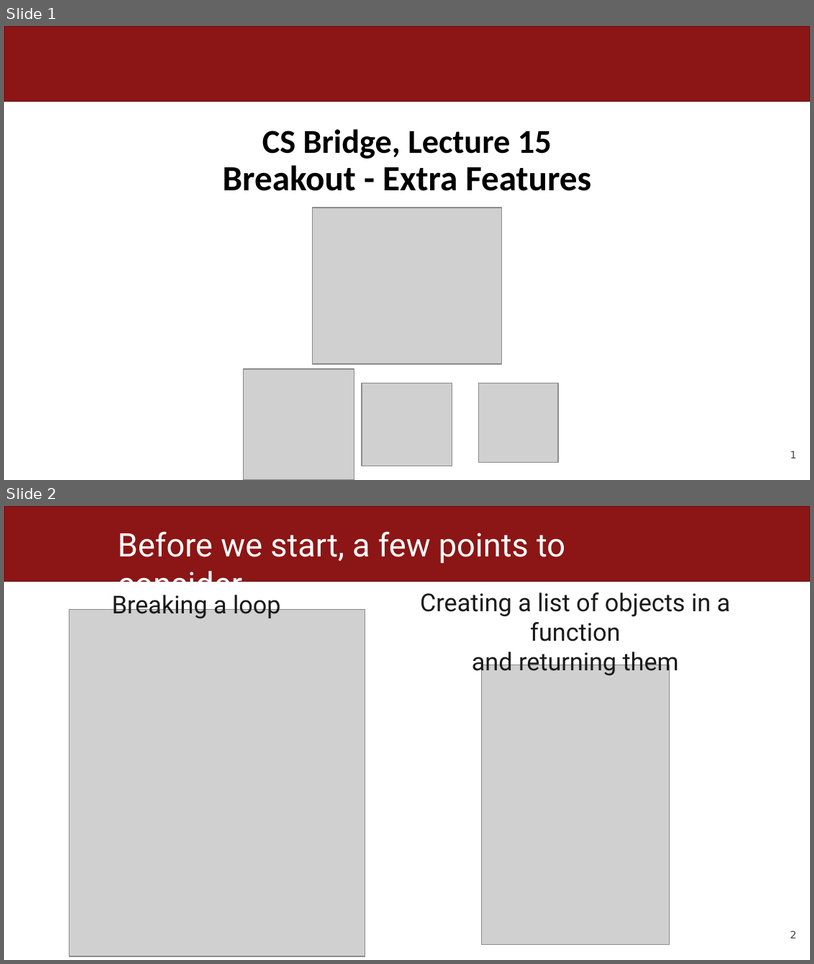
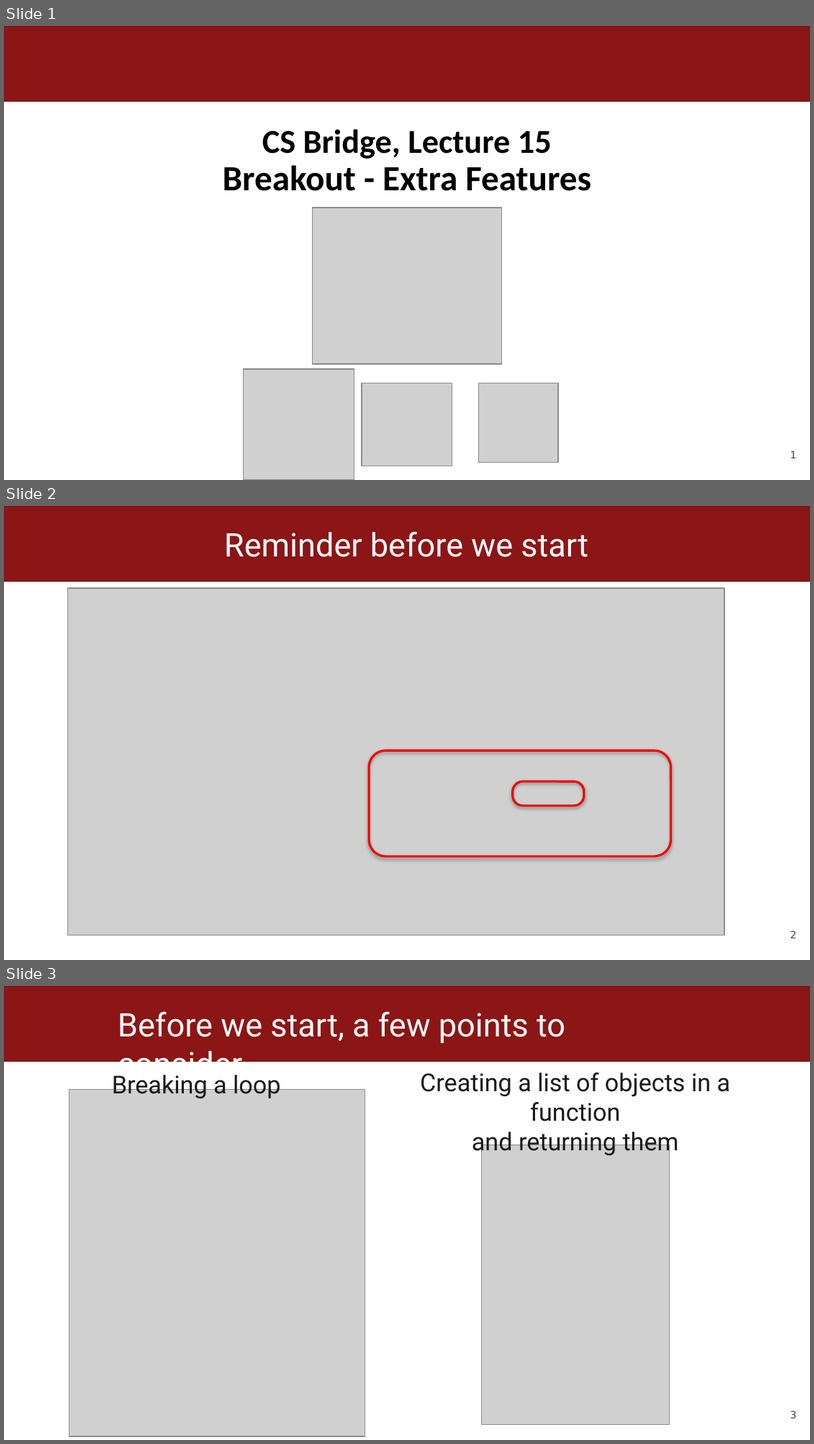
Before and after one commit to csbridge/turkey-21-website, a slide deck: docs/slides/Lecture15.pptx. Shown one above the other, each under a label of ours: slides 1 and 2 before the commit, slides 1, 2 and 3 after it. The pictures are 814x964 and 814x1444 pixels, drawn with LibreOffice and Linux fonts; fonts in the diff are those of the drawing; grey boxes stand for pictures. Boxes give left, top, right and bottom in pixels: in the first picture for what was removed or moved away, otherwise in the second. Text is boxed around its words. In the diff, an @@ line names an element or a change of style, - is before the commit and + after.

```diff
--- a/docs/slides/Lecture15.pptx
+++ b/docs/slides/Lecture15.pptx
@@ slide 2 added at [4,506,810,960], background #FFFFFF; not listed: 1 template element that a slide beside it also shows @@
@@ text added at [224,531,589,557], 29 pt, text #FFFFFF @@
+Reminder before we start
@@ picture added at [67,588,725,935] @@
@@ rounded rectangle added at [369,750,671,856], outline #F20000 2 pt @@
@@ rounded rectangle added at [513,781,584,806], outline #F20000 2 pt @@
@@ page number added at [790,930,797,938], 9 pt, text #424242 @@
+2
@@ what was slide 2 is now slide 3 @@
@@ page number at [790,1410,797,1418]: text changed @@
-2
+3
```
Also in this commit, not shown: 4 slides changed, 1 other slide added, 1 other file.
